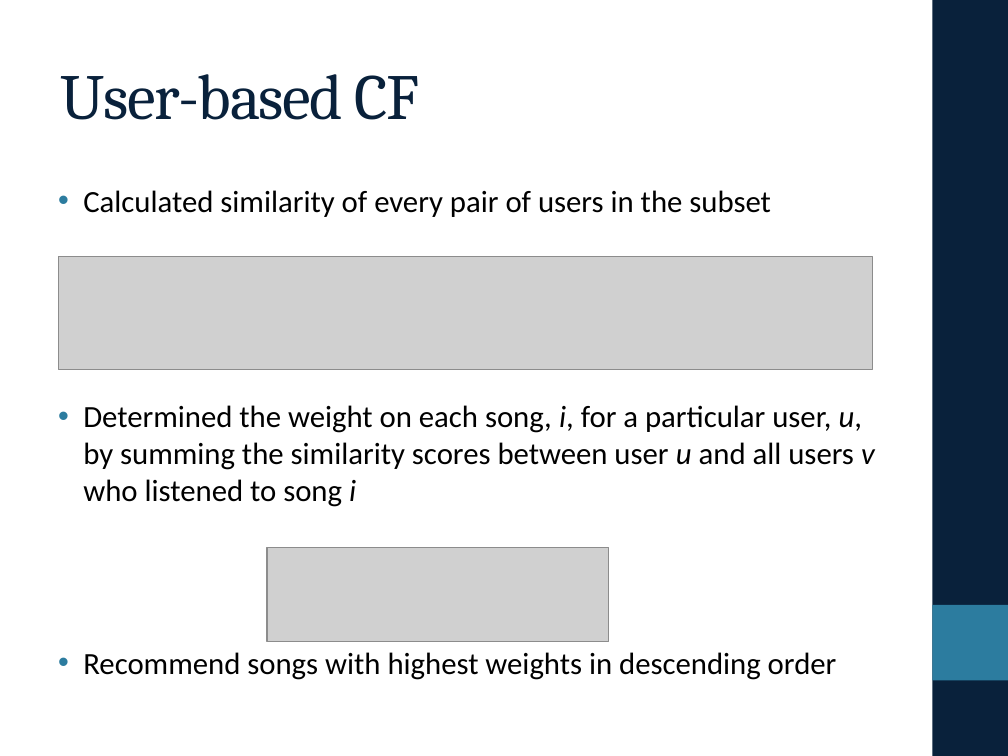
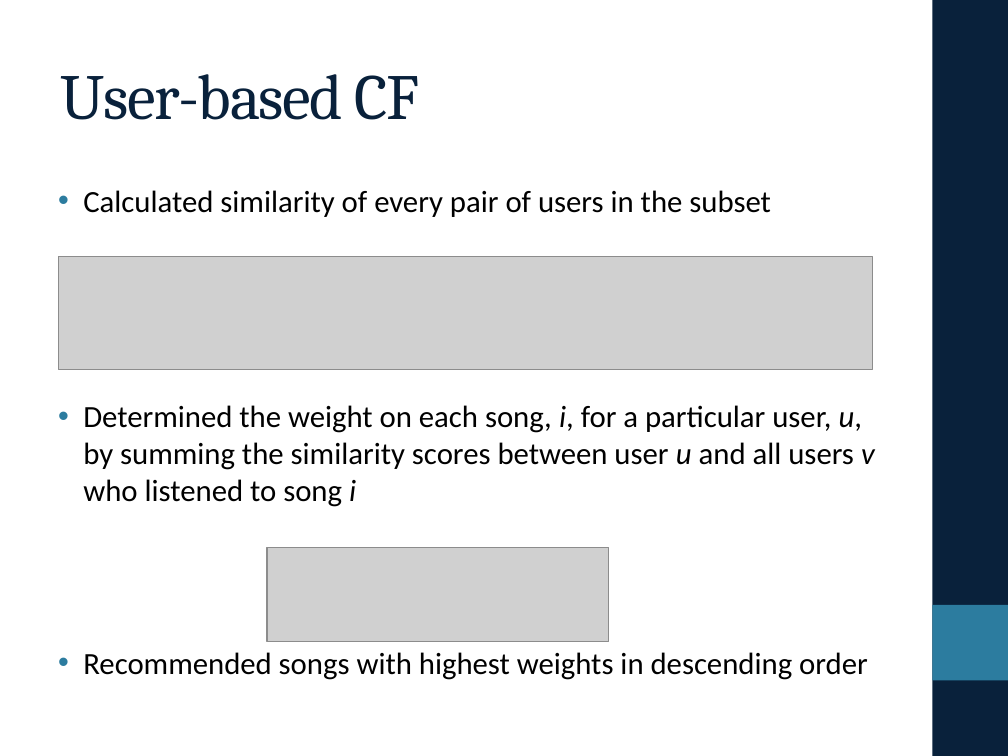
Before and after one commit to eringrand/musicanalysis, a slide deck: slide 8 of presentation/PresentationFinal.pptx. Drawn at 1008x756 pixels with LibreOffice and Linux fonts; fonts in the diff are those of the drawing; grey boxes stand for pictures. Boxes give left, top, right and bottom in pixels: in the first picture for what was removed or moved away, otherwise in the second. Text is boxed around its words. In the diff, an @@ line names an element or a change of style, - is before the commit and + after.

```diff
--- a/presentation/PresentationFinal.pptx
+++ b/presentation/PresentationFinal.pptx
@@ text at [83, 652, 868, 680]: text changed @@
-• Recommend songs with highest weights in descending order
+• Recommended songs with highest weights in descending order
```
Also in this commit, not shown: 5 other slides changed, 1 other file.
